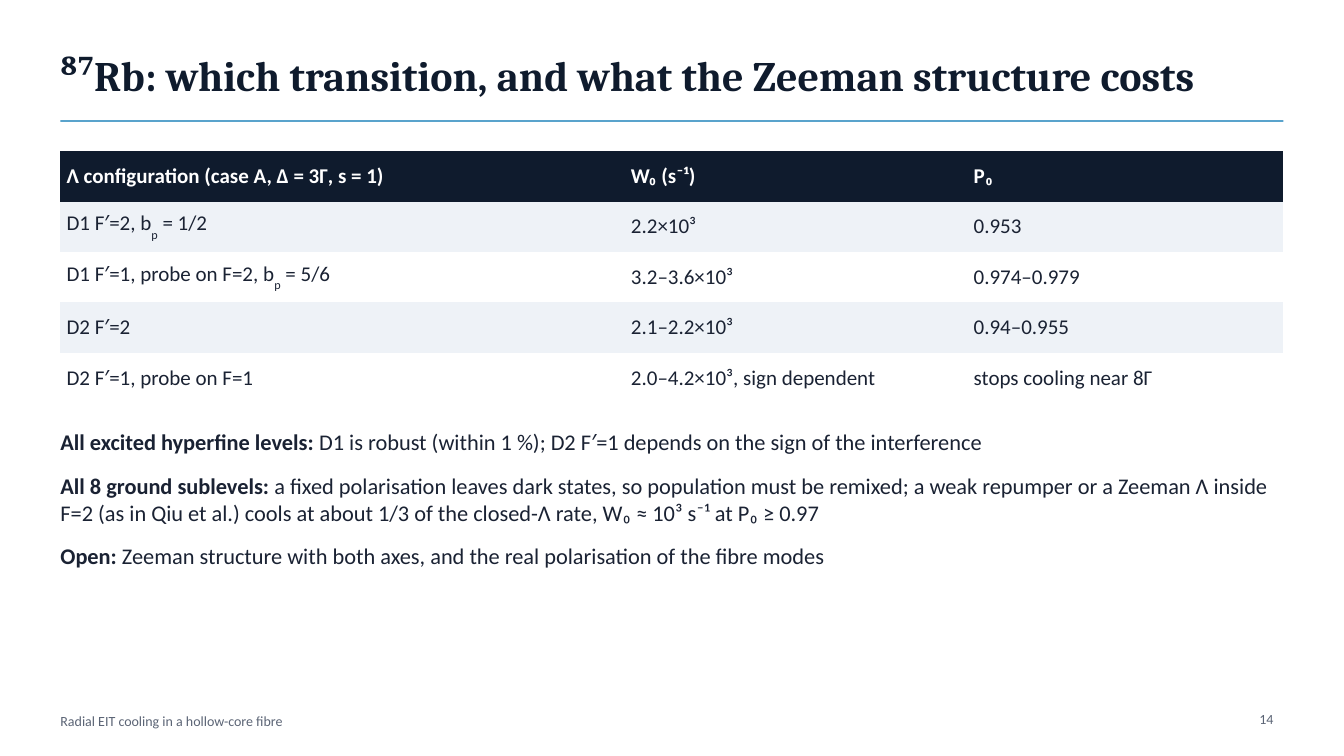
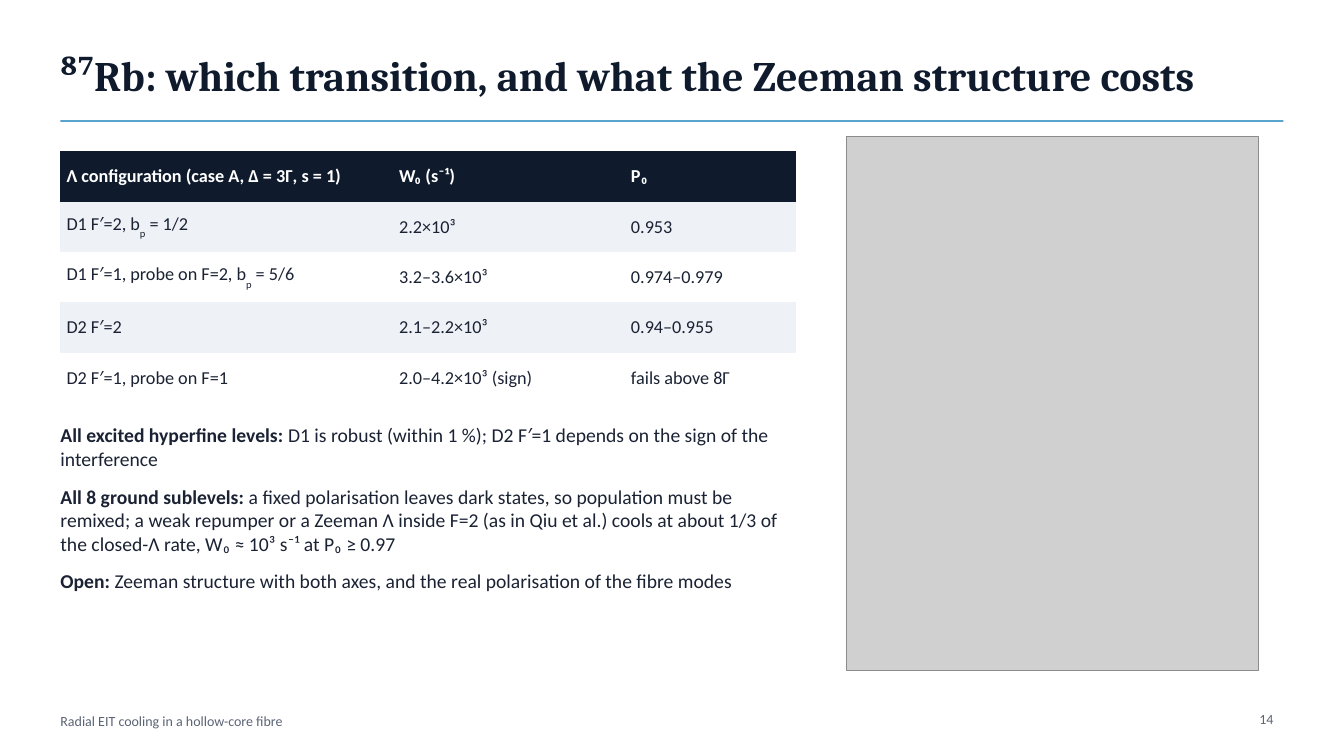
Before and after one commit to Leonardo-Razzai/hcf-eit-cooling, a slide deck: slide 14 of presentation/radial_eit_cooling_talk.pptx. Drawn at 1344x756 pixels with LibreOffice and Linux fonts; fonts in the diff are those of the drawing; grey boxes stand for pictures. Boxes give left, top, right and bottom in pixels: in the first picture for what was removed or moved away, otherwise in the second. Text is boxed around its words. In the diff, an @@ line names an element or a change of style, - is before the commit and + after.

```diff
--- a/presentation/radial_eit_cooling_talk.pptx
+++ b/presentation/radial_eit_cooling_talk.pptx
@@ picture added at bbox=[847, 136, 1258, 670] @@
@@ table at bbox=[60, 151, 797, 391] @@
-row 5, column 2: 2.0–4.2×10³, sign dependent
+row 5, column 2: 2.0–4.2×10³ (sign)
-row 5, column 3: stops cooling near 8Γ
+row 5, column 3: fails above 8Γ
@@ size 15 to 13 pt in "Λ configuration (case A, Δ = 3Γ, ...", "W₀ (s⁻¹)", "P₀", "D1 F′=2, bp = 1/2" and 9 more places @@
@@ table: place and size @@
-table at bbox=[60, 151, 1284, 393]
+table at bbox=[60, 151, 797, 391]
@@ text "All excited hyperfine levels: D1 ..." at bbox=[60, 428, 777, 591]: size 16 to 14 pt; less space between paragraphs @@
```
Also in this commit, not shown: 1 other slide changed, 4 other files.
